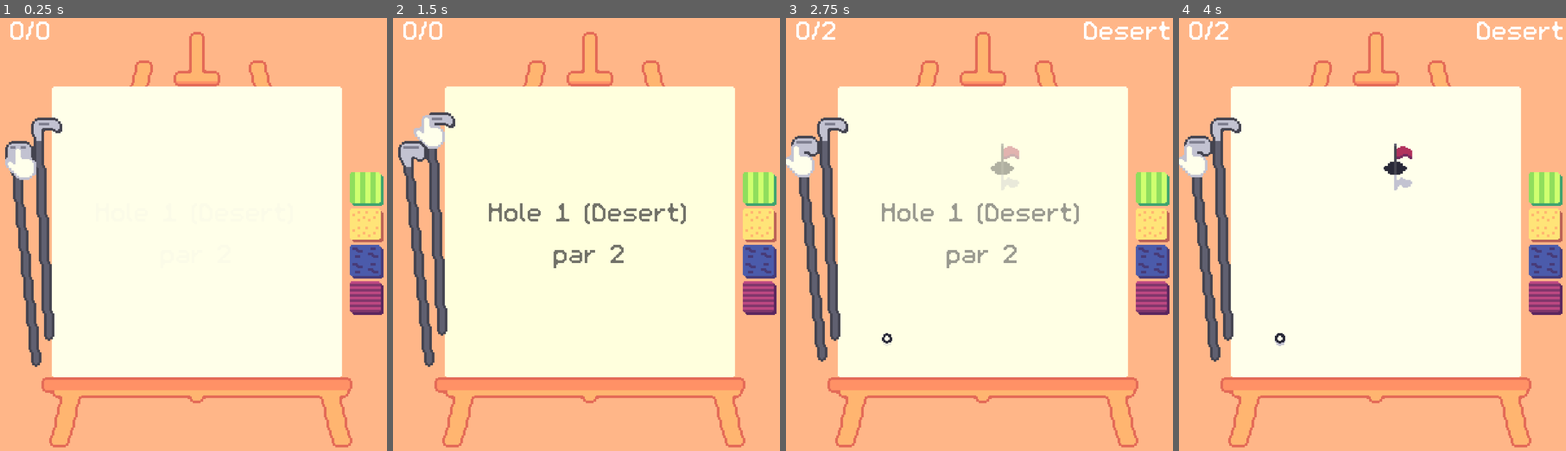
Above: before the commit, frames 1-4 (left to right).
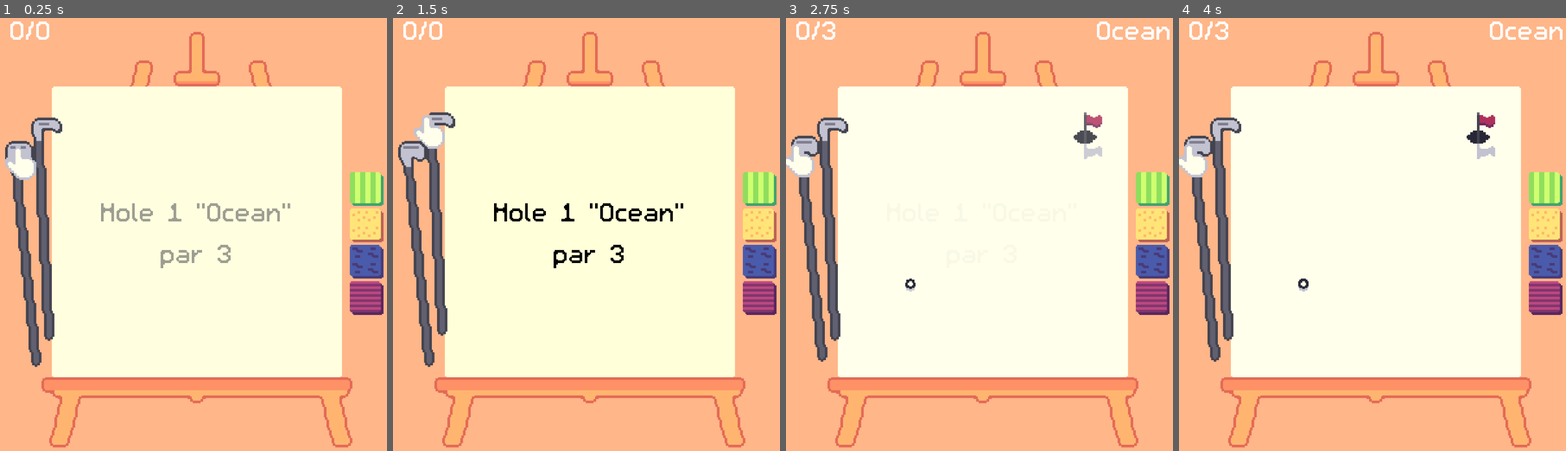
Above: after the commit, the same moments.

Repository: Pojemnik/golfech
Game: Godot game, scene res://scenes/main.tscn
Same seed, same stepped clock (60 frames per second), same inputs: the game is played once before the commit and once after it.
Inputs (mouse positions are in pixels of both pictures, inside the frame that each line leads up to):
- Up to frame 1 (0.25 s): no input
- Up to frame 2 (1.5 s): click (420, 251) at 0.5 s; click (439, 221) at 1.25 s
- Up to frame 3 (2.75 s): click (813, 251) at 2 s
- Up to frame 4 (4 s): click (1225, 221) at 2.75 s; click (1206, 251) at 3.5 s

The runs differ from the first frame. In frame 1, 0.9% of the frame differs, in the area x 26-76%, y 42-58%; in frame 2, 1.4%; in frame 3, 2.2%, in the area x 9-100%, y 0-76%; in frame 4, 1.4%.

Commit message:
some silly changes

Diff:
--- a/level_data/level_bunker_path.tres
+++ b/level_data/level_bunker_path.tres
@@ -6,6 +6,6 @@
 [resource]
 script = ExtResource("2_uy61d")
 scene = ExtResource("1_v1gwb")
-hit_count = 1
+hit_count = 2
 name = "Bunker path"
 metadata/_custom_type_script = "uid://cl52acjotwrwi"
--- a/scenes/main.tscn
+++ b/scenes/main.tscn
@@ -152,7 +152,7 @@
 size = Vector2i(112, 112)
 render_target_update_mode = 4
 script = ExtResource("2_h2yge")
-levels = Array[ExtResource("3_tbgi4")]([ExtResource("17_tel4y"), ExtResource("6_og1vs"), ExtResource("7_2wyq8"), ExtResource("6_85g3d"), ExtResource("15_yq6so"), ExtResource("6_vxglm"), ExtResource("18_qkpxi"), ExtResource("6_2f3dj"), ExtResource("5_tipki"), ExtResource("6_j8jky"), ExtResource("18_qkpxi"), ExtResource("16_fv21b"), ExtResource("7_choun"), ExtResource("6_kmb1v"), ExtResource("4_85g3d")])
+levels = Array[ExtResource("3_tbgi4")]([ExtResource("6_vxglm"), ExtResource("18_qkpxi"), ExtResource("16_fv21b"), ExtResource("5_tipki"), ExtResource("7_choun"), ExtResource("17_tel4y"), ExtResource("6_j8jky"), ExtResource("6_kmb1v"), ExtResource("4_85g3d"), ExtResource("6_2f3dj"), ExtResource("6_og1vs"), ExtResource("6_85g3d"), ExtResource("7_2wyq8"), ExtResource("18_qkpxi"), ExtResource("15_yq6so")])
 
 [node name="ColorRect" type="ColorRect" parent="SubViewportContainer/SubViewport"]
 offset_right = 112.0
@@ -231,6 +231,7 @@
 offset_bottom = 95.96001
 toggle_mode = true
 shortcut = SubResource("Shortcut_pibwh")
+shortcut_in_tooltip = false
 texture_normal = ExtResource("12_trceg")
 texture_pressed = ExtResource("13_a8y0u")
 texture_click_mask = ExtResource("26_5q0nq")
@@ -248,6 +249,7 @@
 offset_bottom = 97.03201
 toggle_mode = true
 shortcut = SubResource("Shortcut_c6pm6")
+shortcut_in_tooltip = false
 texture_normal = ExtResource("13_jkv2x")
 texture_pressed = ExtResource("14_jbj1t")
 texture_click_mask = ExtResource("29_dgi5k")
@@ -264,21 +266,25 @@
 [node name="Grass" type="TextureButton" parent="UiViewport/SubViewport/Control/VBoxContainer"]
 layout_mode = 2
 shortcut = SubResource("Shortcut_5poiv")
+shortcut_in_tooltip = false
 texture_normal = ExtResource("17_dp3eg")
 
 [node name="Bunker" type="TextureButton" parent="UiViewport/SubViewport/Control/VBoxContainer"]
 layout_mode = 2
 shortcut = SubResource("Shortcut_chjal")
+shortcut_in_tooltip = false
 texture_normal = ExtResource("18_0ld40")
 
 [node name="Water" type="TextureButton" parent="UiViewport/SubViewport/Control/VBoxContainer"]
 layout_mode = 2
 shortcut = SubResource("Shortcut_vchkt")
+shortcut_in_tooltip = false
 texture_normal = ExtResource("22_y6deb")
 
 [node name="Wall" type="TextureButton" parent="UiViewport/SubViewport/Control/VBoxContainer"]
 layout_mode = 2
 shortcut = SubResource("Shortcut_vc5cj")
+shortcut_in_tooltip = false
 texture_normal = ExtResource("23_og1vs")
 
 [node name="Paintbrush" type="Sprite2D" parent="UiViewport/SubViewport/Control"]
--- a/scripts/level_complete.gd
+++ b/scripts/level_complete.gd
@@ -1,6 +1,6 @@
 extends ColorRect
 
-@export var tween_duration: float = 2.0;
+@export var tween_duration: float = 0.4;
 
 signal tween_end;
 
@@ -10,6 +10,8 @@
 const bg_color = Color("ffffeb");
 
 func on_tween_end():
+	var timer = get_tree().create_timer(2.0)
+	await timer.timeout
 	tween_end.emit();
 
 
@@ -24,6 +26,7 @@
 	tween.set_parallel(true);
 	tween.tween_method(set_shader_value, Color.TRANSPARENT, Color.BLACK, tween_duration);
 	tween.set_parallel(false);
+	tween.set_ease(Tween.EASE_IN_OUT)
 	tween.tween_callback(on_tween_end);
 	text_visible = true;
 	bg_visible = true;
@@ -31,6 +34,7 @@
 
 func fade_out(text: bool, bg: bool):
 	var tween = get_tree().create_tween();
+	tween.set_ease(Tween.EASE_IN_OUT)
 	if text:
 		tween.tween_method(set_shader_value, Color.BLACK, Color.TRANSPARENT, tween_duration);
 		if bg:
@@ -47,6 +51,7 @@
 
 func change_text(text: String):
 	var tween = get_tree().create_tween();
+	tween.set_ease(Tween.EASE_IN_OUT)
 	if text_visible:
 		next_text = text;
 		tween.tween_method(set_shader_value, Color.BLACK, Color.TRANSPARENT, tween_duration * 3);
--- a/scripts/level_loader.gd
+++ b/scripts/level_loader.gd
@@ -21,9 +21,9 @@
 
 func load_level(level_idx: int):
 	if $LevelComplete.bg_visible:
-		$LevelComplete.change_text("Hole %d (%s)\npar %d" % [level_idx + 1, levels[level_idx].name, levels[level_idx].hit_count])
+		$LevelComplete.change_text("Hole %d \"%s\"\npar %d" % [level_idx + 1, levels[level_idx].name, levels[level_idx].hit_count])
 	else:
-		$LevelComplete.show_with_text("Hole %d (%s)\npar %d" % [level_idx + 1, levels[level_idx].name, levels[level_idx].hit_count])
+		$LevelComplete.show_with_text("Hole %d \"%s\"\npar %d" % [level_idx + 1, levels[level_idx].name, levels[level_idx].hit_count])
 	await $LevelComplete.tween_end;
 	$LevelComplete.fade_out(true, true);
 	$"../../UiViewport/SubViewport/Control/LevelTitle".text = levels[level_idx].name;
Not shown: 1 places in scenes/main.tscn that only renumber resources
